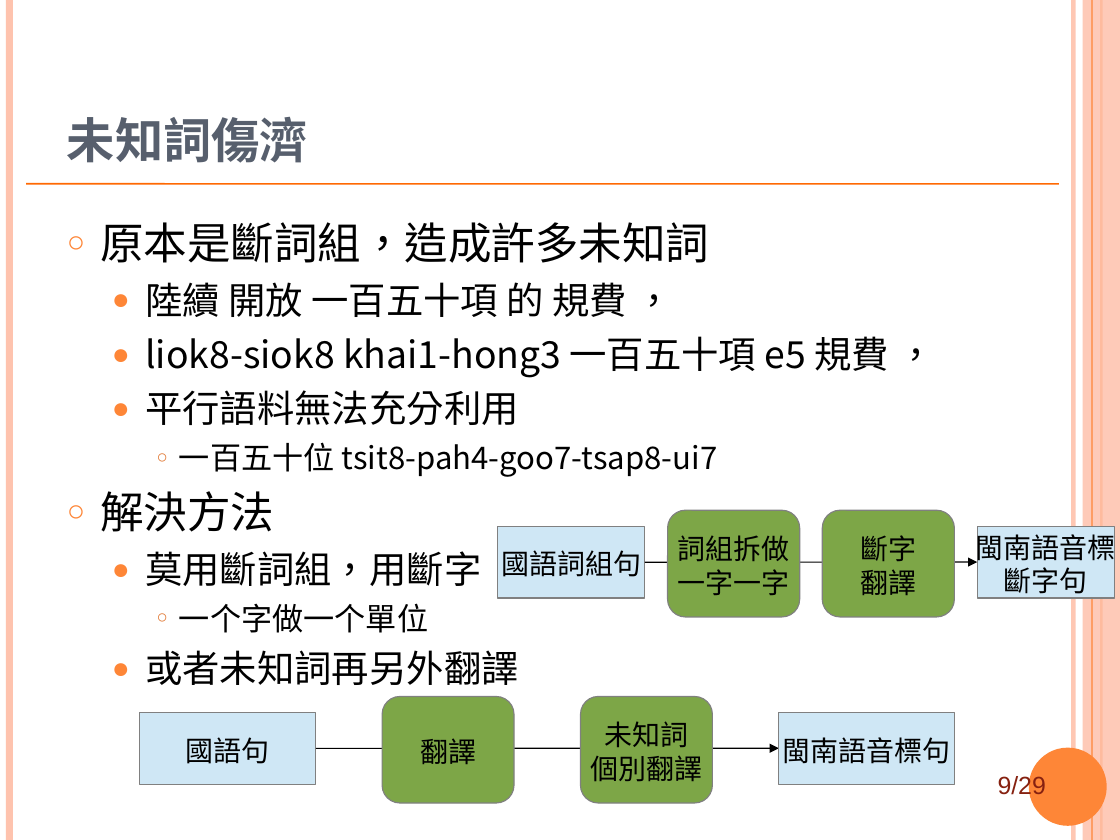
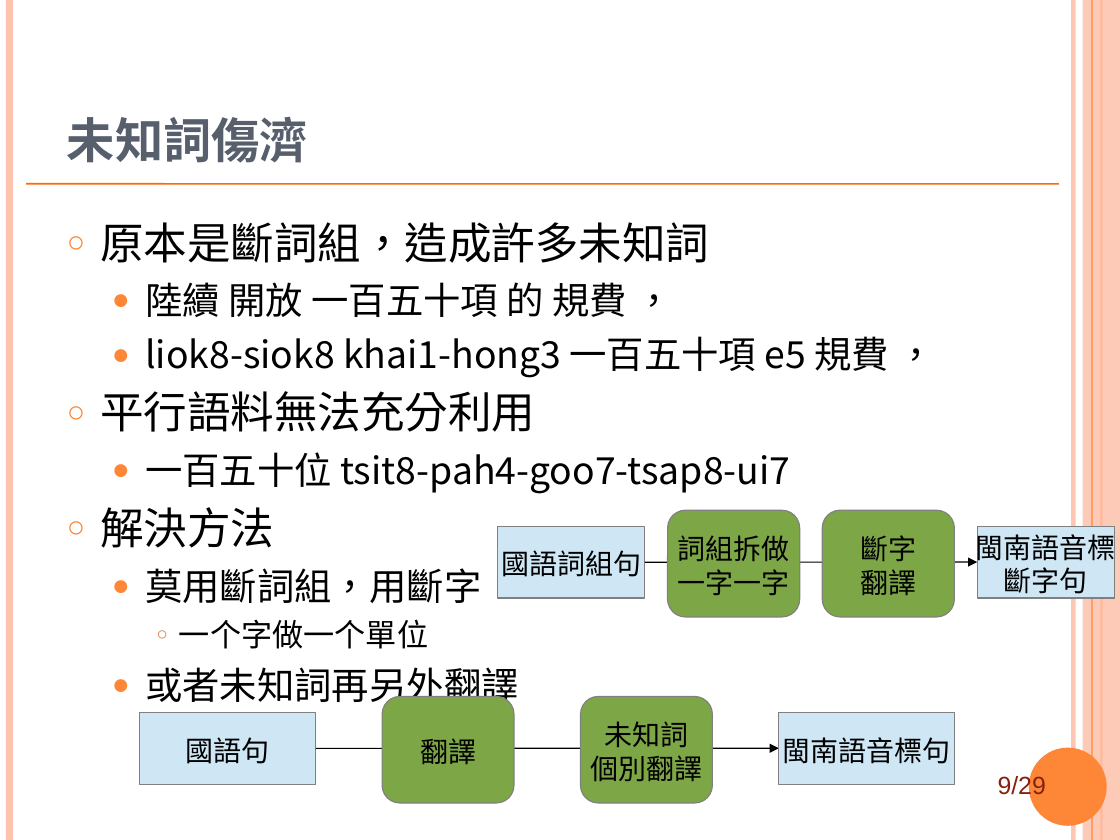
Before and after one commit to sih4sing5hong5/po3-ko3_tau5-iann2-phinn3, a slide deck: slide 9 of 翻譯報告.ppt. Drawn at 1120x840 pixels with LibreOffice and Linux fonts; fonts in the diff are those of the drawing; background and template pictures are left out. Boxes give left, top, right and bottom in pixels: in the first picture for what was removed or moved away, otherwise in the second. Text is boxed around its words. In the diff, an @@ line names an element or a change of style, - is before the commit and + after.

```diff
--- a/翻譯報告.ppt
+++ b/翻譯報告.ppt
@@ text at box(100, 391, 790, 494): size 24 to 28 pt in "平行語料無法充分利用"; size 20 to 24 pt in "一百五十位 tsit8-pah4-goo7-tsap8-ui7"; bullet ● to ○; list level 2 to 1 in "平行語料無法充分利用"; bullet ○ to ●; list level 3 to 2 in "一百五十位 tsit8-pah4-goo7-tsap8-ui7"; bullet colour #E0752F to #FE8637 @@
```
Also in this commit, not shown: 6 other slides changed, 1 slide added.
